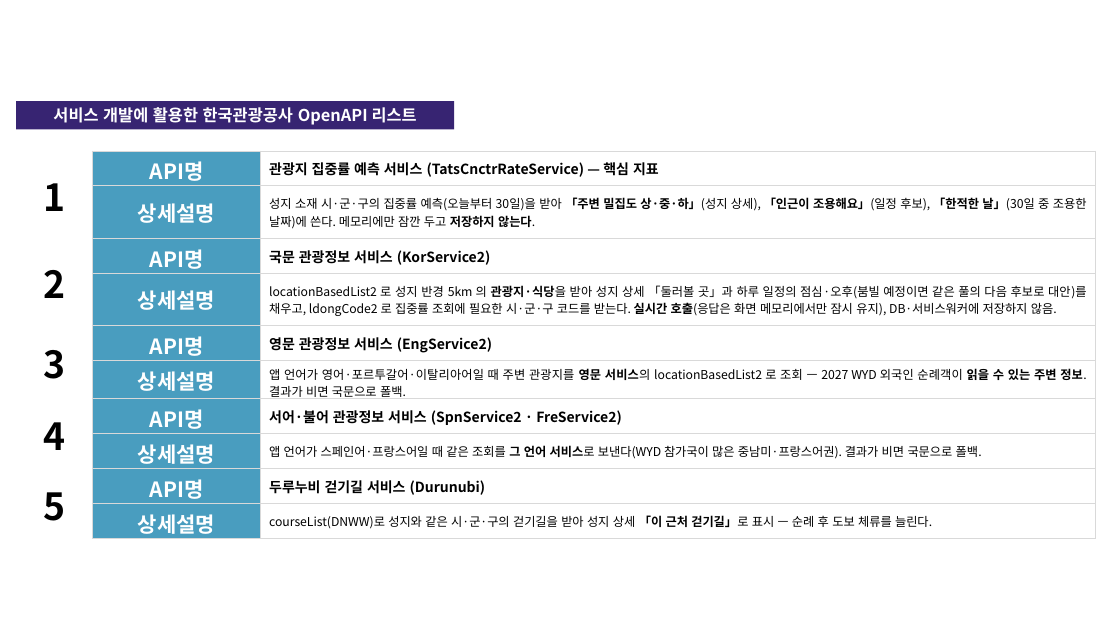
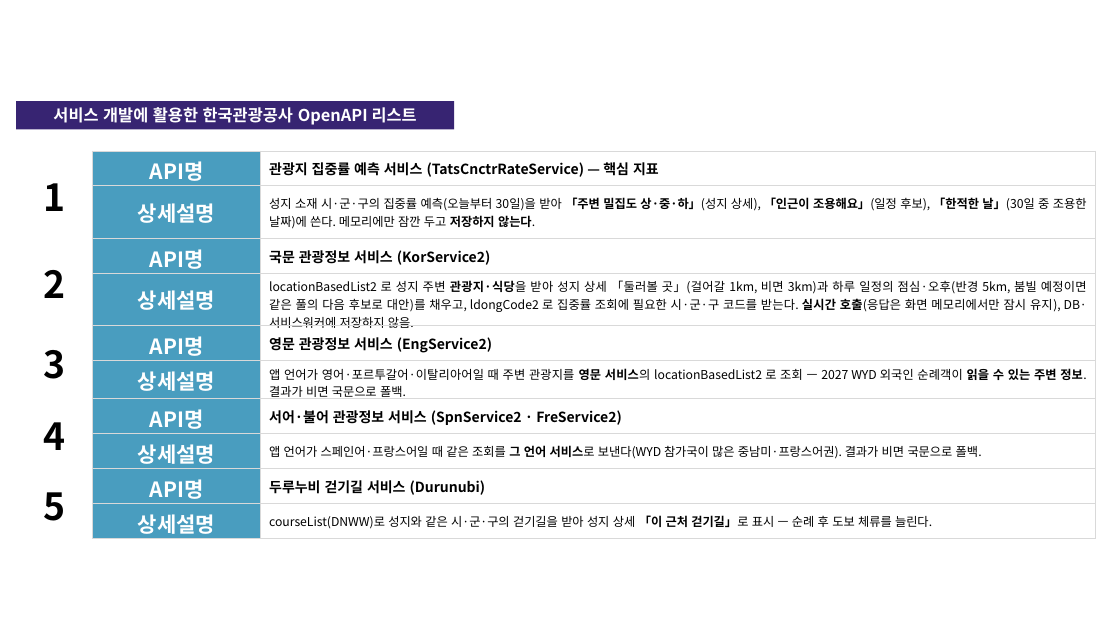
Before and after one commit to linkcontent7-huisun/visitholykorea, a slide deck: slide 10 of docs/10-product/공모전/원본-공모전제출/기능설명서_2026-09-21.pptx. Drawn at 1120x630 pixels with LibreOffice and Linux fonts; fonts in the diff are those of the drawing; background and template pictures are left out. Boxes give left, top, right and bottom in pixels: in the first picture for what was removed or moved away, otherwise in the second. Text is boxed around its words. In the diff, an @@ line names an element or a change of style, - is before the commit and + after.

```diff
--- a/docs/10-product/공모전/원본-공모전제출/기능설명서_2026-09-21.pptx
+++ b/docs/10-product/공모전/원본-공모전제출/기능설명서_2026-09-21.pptx
@@ table at (x1=16, y1=151, x2=1096, y2=538) @@
-row 4, column 3: locationBasedList2 로 성지 반경 5km 의 관광지·식당을 받아 성지 상세 「둘러볼 곳」과 하루 일정의 점심·오후(붐빌 예정이면 같은 풀의 다음 후보로 대안)를 채우고, ldongCode2 로 집중률 조회에 필요한 시·군·구 코드를 받는다. 실시간 호출(응답은 화면 메모리에서만 잠시 유지), DB·서비스워커에 저장하지 않음.
+row 4, column 3: locationBasedList2 로 성지 주변 관광지·식당을 받아 성지 상세 「둘러볼 곳」(걸어갈 1km, 비면 3km)과 하루 일정의 점심·오후(반경 5km, 붐빌 예정이면 같은 풀의 다음 후보로 대안)를 채우고, ldongCode2 로 집중률 조회에 필요한 시·군·구 코드를 받는다. 실시간 호출(응답은 화면 메모리에서만 잠시 유지), DB·서비스워커에 저장하지 않음.
```
Also in this commit, not shown: 4 other files.
